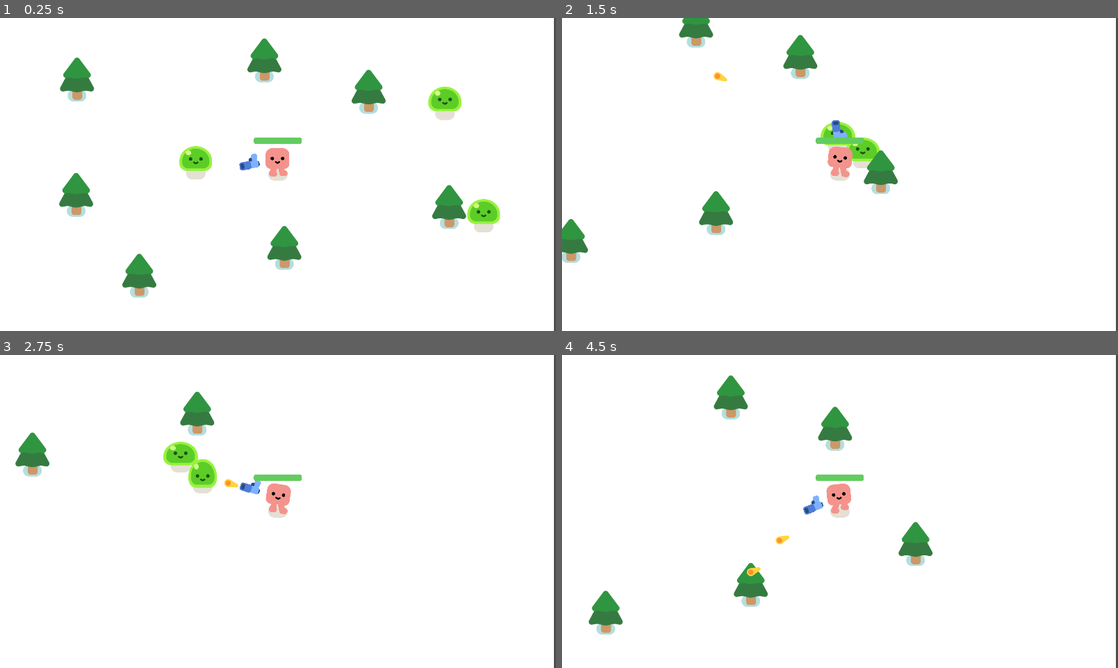
Above: before the commit, frames 1-4 (two rows, left to right).
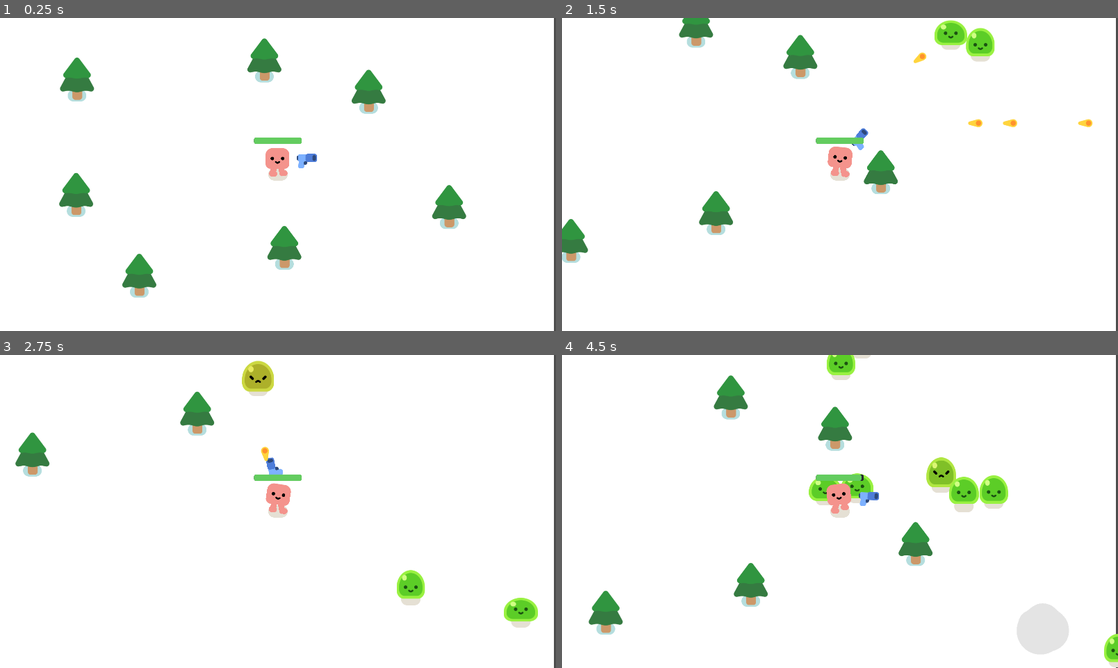
Above: after the commit, the same moments.

Repository: KadirKuruca/VampireSurvivor2D
Game: Godot game, scene res://survivor_game.tscn
Same seed, same stepped clock (60 frames per second), same inputs: the game is played once before the commit and once after it.
Inputs:
- Up to frame 1 (0.25 s): no input
- Up to frame 2 (1.5 s): hold D (move_right) 0.53-1.28 s; hold S (move_down) from 1.28 s (still down)
- Up to frame 3 (2.75 s): release S (move_down) at 2.03 s; hold D (move_right) from 2.03 s (still down)
- Up to frame 4 (4.5 s): release D (move_right) at 2.78 s; hold W (move_up) 2.78-3.53 s; hold A (move_left) from 3.53 s (still down)

The runs differ from the first frame. In frame 1, 1.7% of the frame differs, in the area x 32-90%, y 21-69%; in frame 2, 1.9%; in frame 3, 2.7%; in frame 4, 4.0%, in the area x 33-100%, y 0-100%.

Commit message:
Randomly spawn enemies

Diff:
--- /dev/null
+++ b/survivor_game.gd
@@ -0,0 +1,11 @@
+extends Node2D
+
+func spawn_mob():
+	var new_mob = preload("res://mob.tscn").instantiate()
+	%PathFollow2D.progress_ratio = randf()
+	new_mob.global_position = %PathFollow2D.global_position
+	add_child(new_mob)
+
+
+func _on_timer_timeout():
+	spawn_mob()
--- a/survivor_game.tscn
+++ b/survivor_game.tscn
@@ -1,11 +1,18 @@
-[gd_scene load_steps=4 format=3 uid="uid://cfx1ov0ns3jx7"]
+[gd_scene load_steps=5 format=3 uid="uid://cfx1ov0ns3jx7"]
 
+[ext_resource type="Script" path="res://survivor_game.gd" id="1_v2872"]
 [ext_resource type="PackedScene" uid="uid://dxf4oww8dhykx" path="res://player.tscn" id="1_vidf1"]
 [ext_resource type="PackedScene" uid="uid://bk07qww2c4b7m" path="res://pine_tree.tscn" id="2_14qlh"]
-[ext_resource type="PackedScene" uid="uid://7kbqvw2vgeih" path="res://mob.tscn" id="3_052yi"]
+
+[sub_resource type="Curve2D" id="Curve2D_q7400"]
+_data = {
+"points": PackedVector2Array(0, 0, 0, 0, -157, -167, 0, 0, 0, 0, 2071, -167, 0, 0, 0, 0, 2075, 1201)
+}
+point_count = 3
 
 [node name="Game" type="Node2D"]
 y_sort_enabled = true
+script = ExtResource("1_v2872")
 
 [node name="CanvasLayer" type="CanvasLayer" parent="."]
 layer = -5
@@ -17,6 +24,15 @@
 
 [node name="Player" parent="." instance=ExtResource("1_vidf1")]
 position = Vector2(943, 553)
+
+[node name="Path2D" type="Path2D" parent="Player"]
+position = Vector2(-943, -547.629)
+scale = Vector2(1, 1.03216)
+curve = SubResource("Curve2D_q7400")
+
+[node name="PathFollow2D" type="PathFollow2D" parent="Player/Path2D"]
+unique_name_in_owner = true
+position = Vector2(-157, -167)
 
 [node name="PineTree" parent="." instance=ExtResource("2_14qlh")]
 position = Vector2(249, 224)
@@ -39,11 +55,8 @@
 [node name="PineTree7" parent="." instance=ExtResource("2_14qlh")]
 position = Vector2(464, 901)
 
-[node name="Mob" parent="." instance=ExtResource("3_052yi")]
-position = Vector2(584, 548)
+[node name="Timer" type="Timer" parent="."]
+wait_time = 0.3
+autostart = true
 
-[node name="Mob2" parent="." instance=ExtResource("3_052yi")]
-position = Vector2(1590, 318)
-
-[node name="Mob3" parent="." instance=ExtResource("3_052yi")]
-position = Vector2(1726, 750)
+[connection signal="timeout" from="Timer" to="." method="_on_timer_timeout"]
